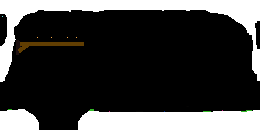
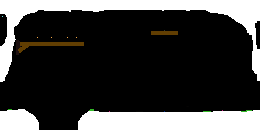
Comparing the layer stacks of the two w=260, h=130 images. Changes:
painted on "Background" over [151, 30, 178, 35]
